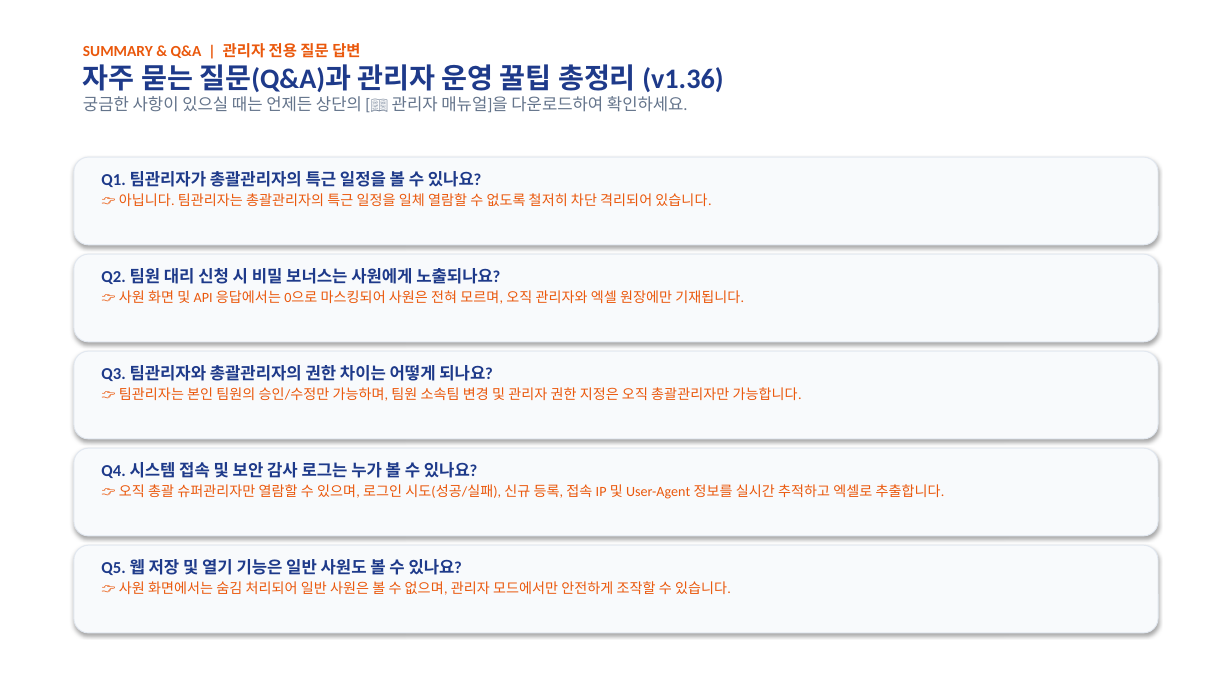
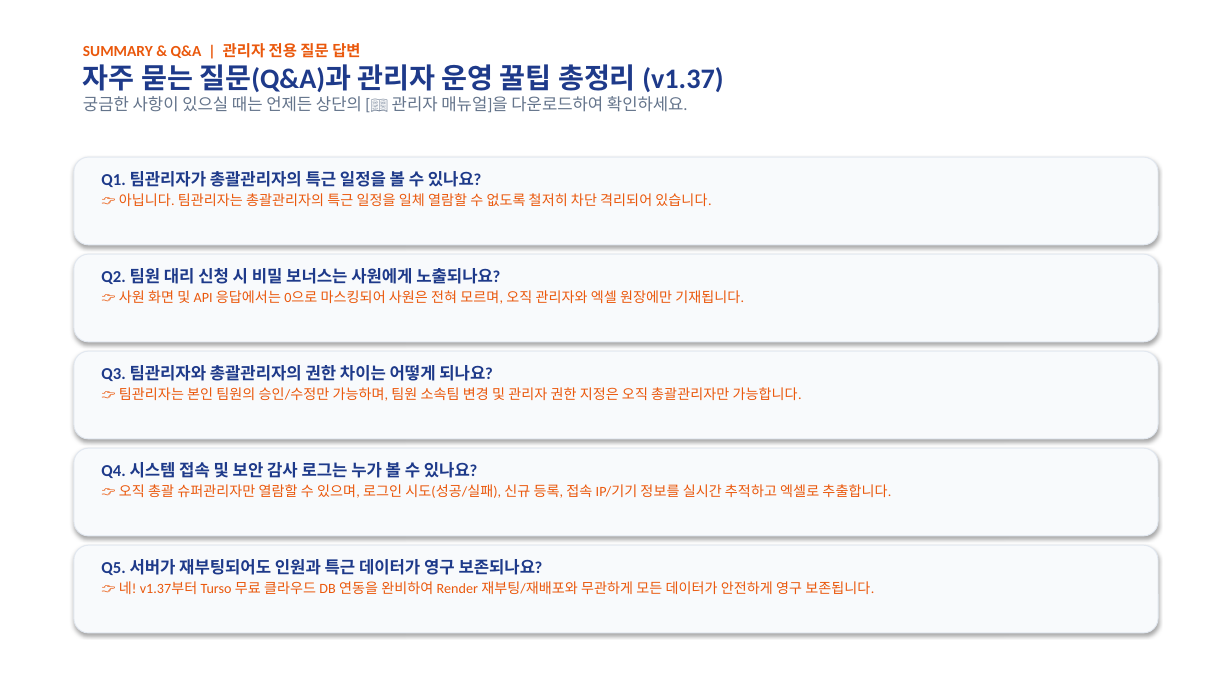
Before and after one commit to rorma34-lab/team-overtime-manager, a slide deck: slide 11 of Overtime_System_Manual.pptx. Drawn at 1232x693 pixels with LibreOffice and Linux fonts; fonts in the diff are those of the drawing. Boxes give left, top, right and bottom in pixels: in the first picture for what was removed or moved away, otherwise in the second. Text is boxed around its words. In the diff, an @@ line names an element or a change of style, - is before the commit and + after.

```diff
--- a/Overtime_System_Manual.pptx
+++ b/Overtime_System_Manual.pptx
@@ text at <box>83,64,723,92</box>: text changed @@
-자주 묻는 질문(Q&A)과 관리자 운영 꿀팁 총정리 (v1.36)
+자주 묻는 질문(Q&A)과 관리자 운영 꿀팁 총정리 (v1.37)
@@ text at <box>119,484,891,498</box>: text changed @@
-👉 오직 총괄 슈퍼관리자만 열람할 수 있으며, 로그인 시도(성공/실패), 신규 등록, 접속 IP 및 User-Agent 정보를 실시간 추적하고 엑셀로 추출합니다.
+👉 오직 총괄 슈퍼관리자만 열람할 수 있으며, 로그인 시도(성공/실패), 신규 등록, 접속 IP/기기 정보를 실시간 추적하고 엑셀로 추출합니다.
@@ text at <box>101,559,874,594</box>: text changed @@
-Q5. 웹 저장 및 열기 기능은 일반 사원도 볼 수 있나요?
-👉 사원 화면에서는 숨김 처리되어 일반 사원은 볼 수 없으며, 관리자 모드에서만 안전하게 조작할 수 있습니다.
+Q5. 서버가 재부팅되어도 인원과 특근 데이터가 영구 보존되나요?
+👉 네! v1.37부터 Turso 무료 클라우드 DB 연동을 완비하여 Render 재부팅/재배포와 무관하게 모든 데이터가 안전하게 영구 보존됩니다.
```
Also in this commit, not shown: 1 other slide changed, 6 other files.
